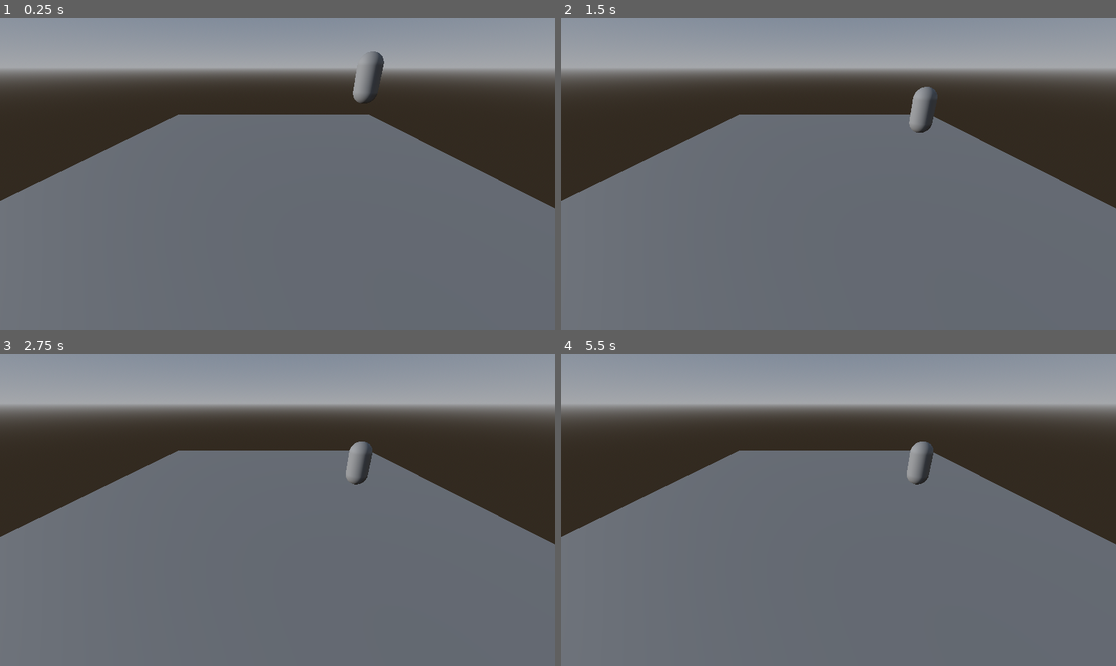
Above: before the commit, frames 1-4 (two rows, left to right).
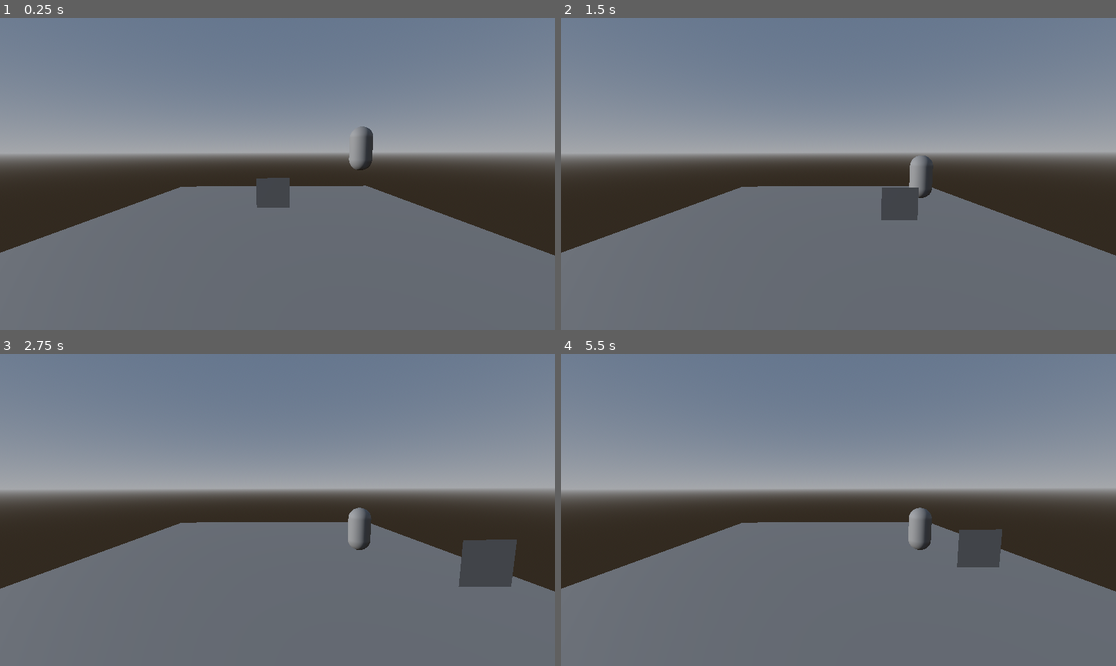
Above: after the commit, the same moments.

Repository: DoggerBoom/Gamedev
Game: Godot game, scene res://src/scenes/world.tscn
Two runs of this game, one before a commit and one after it. Both use one fixed random seed, a clock stepped at 60 frames per second and the inputs below. The project has no main scene, so this scene is started directly.
Inputs:
- Up to frame 1 (0.25 s): no input
- Up to frame 2 (1.5 s): tap Enter (ui_accept) at 0.5, 0.77 s; hold D (move_right, bound only after the commit) 0.53-1.28 s; hold S (move_down, bound only after the commit) from 1.28 s (still down)
- Up to frame 3 (2.75 s): tap Enter (ui_accept) at 1.52 s; release S (move_down, bound only after the commit) at 2.03 s; hold D (move_right, bound only after the commit) from 2.03 s (still down)
- Up to frame 4 (5.5 s): release D (move_right, bound only after the commit) at 2.78 s; hold W (move_up, bound only after the commit) 2.78-3.53 s; tap Enter (ui_accept) at 3.02, 3.77, 4.25, 4.52 s; hold A (move_left, bound only after the commit) 3.53-5.03 s; hold S (move_down, bound only after the commit) from 5.03 s (still down)

The runs differ from the first frame. In frame 1, 59% of the frame differs, in the area x 0-100%, y 0-77%; in frame 2, 59%; in frame 3, 59%; in frame 4, 59%.

Commit message:
Add player_2d

Diff:
--- a/project.godot
+++ b/project.godot
@@ -13,3 +13,26 @@
 config/name="3DGame"
 config/features=PackedStringArray("4.4", "Forward Plus")
 config/icon="res://icon.svg"
+
+[input]
+
+move_left={
+"deadzone": 0.2,
+"events": [Object(InputEventKey,"resource_local_to_scene":false,"resource_name":"","device":0,"window_id":0,"alt_pressed":false,"shift_pressed":false,"ctrl_pressed":false,"meta_pressed":false,"pressed":false,"keycode":0,"physical_keycode":65,"key_label":0,"unicode":0,"location":0,"echo":false,"script":null)
+]
+}
+move_right={
+"deadzone": 0.2,
+"events": [Object(InputEventKey,"resource_local_to_scene":false,"resource_name":"","device":0,"window_id":0,"alt_pressed":false,"shift_pressed":false,"ctrl_pressed":false,"meta_pressed":false,"pressed":false,"keycode":0,"physical_keycode":68,"key_label":0,"unicode":0,"location":0,"echo":false,"script":null)
+]
+}
+move_up={
+"deadzone": 0.2,
+"events": [Object(InputEventKey,"resource_local_to_scene":false,"resource_name":"","device":0,"window_id":0,"alt_pressed":false,"shift_pressed":false,"ctrl_pressed":false,"meta_pressed":false,"pressed":false,"keycode":0,"physical_keycode":87,"key_label":0,"unicode":0,"location":0,"echo":false,"script":null)
+]
+}
+move_down={
+"deadzone": 0.2,
+"events": [Object(InputEventKey,"resource_local_to_scene":false,"resource_name":"","device":0,"window_id":0,"alt_pressed":false,"shift_pressed":false,"ctrl_pressed":false,"meta_pressed":false,"pressed":false,"keycode":0,"physical_keycode":83,"key_label":0,"unicode":0,"location":0,"echo":false,"script":null)
+]
+}
--- a/src/scenes/character_body_3d.tscn
+++ b/src/scenes/player.tscn
@@ -1,6 +1,6 @@
 [gd_scene load_steps=4 format=3 uid="uid://bc31i7ojhm766"]
 
-[ext_resource type="Script" uid="uid://dpage8hjo4jws" path="res://src/scenes/character_body_3d.gd" id="1_fk2di"]
+[ext_resource type="Script" uid="uid://dpage8hjo4jws" path="res://src/script/player_script.gd" id="1_fk2di"]
 
 [sub_resource type="CapsuleMesh" id="CapsuleMesh_sq2t2"]
 
--- /dev/null
+++ b/src/scenes/player_2d.tscn
@@ -0,0 +1,20 @@
+[gd_scene load_steps=4 format=3 uid="uid://cbi2fa64ikfd3"]
+
+[ext_resource type="Script" uid="uid://cj1c00a2x6fcr" path="res://src/script/player_2d.gd" id="1_h71hc"]
+
+[sub_resource type="QuadMesh" id="QuadMesh_wqm7h"]
+
+[sub_resource type="BoxShape3D" id="BoxShape3D_680ob"]
+size = Vector3(0.999146, 1.00726, 0.0724487)
+
+[node name="Player_2d" type="CharacterBody3D"]
+transform = Transform3D(1.5, 0, 0, 0, 1.5, 0, 0, 0, 1, 0, 0, 0)
+script = ExtResource("1_h71hc")
+
+[node name="MeshInstance3D" type="MeshInstance3D" parent="."]
+transform = Transform3D(1, 0, 0, 0, 1, 0, 0, 0, 1, 0, 0.549853, 0)
+mesh = SubResource("QuadMesh_wqm7h")
+
+[node name="CollisionShape3D" type="CollisionShape3D" parent="."]
+transform = Transform3D(1, 0, 0, 0, 1, 0, 0, 0, 1, -0.000427246, 0.547007, -0.0224304)
+shape = SubResource("BoxShape3D_680ob")
--- a/src/scenes/world.tscn
+++ b/src/scenes/world.tscn
@@ -1,6 +1,7 @@
-[gd_scene load_steps=7 format=3 uid="uid://cxn2iinc37np2"]
+[gd_scene load_steps=8 format=3 uid="uid://cxn2iinc37np2"]
 
-[ext_resource type="PackedScene" uid="uid://bc31i7ojhm766" path="res://src/scenes/character_body_3d.tscn" id="1_w561s"]
+[ext_resource type="PackedScene" uid="uid://bc31i7ojhm766" path="res://src/scenes/player.tscn" id="1_w561s"]
+[ext_resource type="PackedScene" uid="uid://cbi2fa64ikfd3" path="res://src/scenes/player_2d.tscn" id="2_p8qt8"]
 
 [sub_resource type="BoxMesh" id="BoxMesh_ktcc2"]
 
@@ -27,11 +28,14 @@
 [node name="CollisionShape3D" type="CollisionShape3D" parent="MeshInstance3D/StaticBody3D"]
 shape = SubResource("ConvexPolygonShape3D_tp5op")
 
+[node name="Player_2d" parent="." instance=ExtResource("2_p8qt8")]
+transform = Transform3D(1.56254, 0, 0, 0, 1.41559, 0, 0, 0, 1, 0, 1.01906, 0)
+
 [node name="Player" parent="." instance=ExtResource("1_w561s")]
 transform = Transform3D(1, 0, 0, 0, 1, 0, 0, 0, 1, 4.06407, 3.86136, 0)
 
 [node name="Camera3D" type="Camera3D" parent="."]
-transform = Transform3D(0.999967, 0.00374912, -0.00715846, 6.88976e-08, 0.885856, 0.463961, 0.0080808, -0.463946, 0.885827, 0.179464, 4.00097, 9.43591)
+transform = Transform3D(0.999967, 0.00374912, -0.00715846, -0.00297074, 0.994382, 0.105806, 0.00751492, -0.105781, 0.994361, 0.143094, 3.4173, 9.43312)
 
 [node name="WorldEnvironment" type="WorldEnvironment" parent="."]
 environment = SubResource("Environment_tvkxc")
--- /dev/null
+++ b/src/script/player_2d.gd
@@ -0,0 +1,25 @@
+extends CharacterBody3D
+
+
+const SPEED = 5.0
+const JUMP_VELOCITY = 4.5
+
+
+func _physics_process(delta: float) -> void:
+	# Add the gravity.
+	if not is_on_floor():
+		velocity += get_gravity() * delta
+
+
+	# Get the input direction and handle the movement/deceleration.
+	# As good practice, you should replace UI actions with custom gameplay actions.
+	var input_dir := Input.get_vector("move_left", "move_right", "move_up", "move_down")
+	var direction := (transform.basis * Vector3(input_dir.x, 0, input_dir.y)).normalized()
+	if direction:
+		velocity.x = direction.x * SPEED
+		velocity.z = direction.z * SPEED
+	else:
+		velocity.x = move_toward(velocity.x, 0, SPEED)
+		velocity.z = move_toward(velocity.z, 0, SPEED)
+
+	move_and_slide()
--- a/src/world.tscn
+++ /dev/null
@@ -1,17 +0,0 @@
-[gd_scene load_steps=3 format=3 uid="uid://xpfaqdpsaf50"]
-
-[sub_resource type="BoxMesh" id="BoxMesh_ktcc2"]
-
-[sub_resource type="ConvexPolygonShape3D" id="ConvexPolygonShape3D_tp5op"]
-points = PackedVector3Array(-0.5, -0.5, -0.5, 0.5, 0.5, 0.5, 0.5, -0.5, 0.5, 0.5, 0.5, -0.5, -0.5, 0.5, 0.5, 0.5, -0.5, -0.5, -0.5, -0.5, 0.5, -0.5, 0.5, -0.5)
-
-[node name="World" type="Node3D"]
-
-[node name="MeshInstance3D" type="MeshInstance3D" parent="."]
-transform = Transform3D(16, 0, 0, 0, 1, 0, 0, 0, 16, 0, 0, 0)
-mesh = SubResource("BoxMesh_ktcc2")
-
-[node name="StaticBody3D" type="StaticBody3D" parent="MeshInstance3D"]
-
-[node name="CollisionShape3D" type="CollisionShape3D" parent="MeshInstance3D/StaticBody3D"]
-shape = SubResource("ConvexPolygonShape3D_tp5op")
Not shown, added: src/script/player_2d.gd.uid
Renamed: src/scenes/character_body_3d.gd -> src/script/player_script.gd
Renamed: src/scenes/character_body_3d.gd.uid -> src/script/player_script.gd.uid
